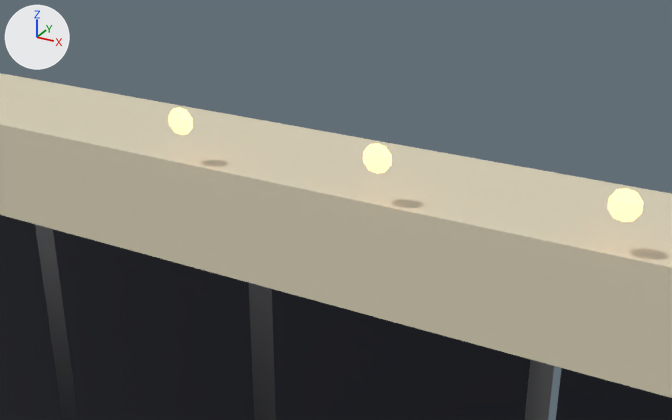
The Blender file assets/maps/aetherion_orrery/blender/09_zodiac_louvre.blend: old version first, new version second.
Before and after are seen from a 50 mm lens placed at (3.47, -7.97, 21.54), pointed at (-0.66, -0.46, 17.79). Lighting does not change. The marker at upper left points along +X, +Y and +Z. The first picture is the older version. Both versions are drawn at frame 361 of the action 'zodiac_countdown_0_nocolAction'; the numbers are the values there.

The first picture shows 'zodiac_countdown_0_nocol', 'zodiac_countdown_1_nocol', 'zodiac_countdown_2_nocol', 'zodiac_louvre_frame_top_nocol', 'zodiac_slat_0', 'zodiac_slat_1', 'zodiac_slat_2', 'zodiac_slat_3'.
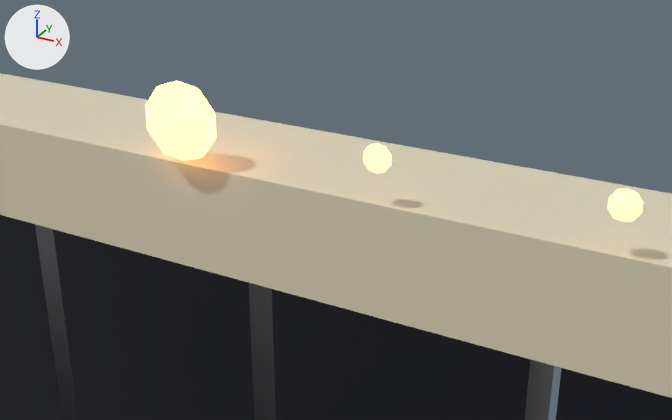
Location of each change, [x1, y1, x2, y2] in pixels of the pictures (672 x 420 px):
```json
{"object": "zodiac_countdown_0_nocol", "change": "rescaled", "before": [169, 108, 193, 135], "after": [145, 81, 216, 161], "on screen": "188% wider, 189% taller"}
```

Scene script edits in JSON lines:
```json
{"op": "set", "path": "ob_zodiac_countdown_0_nocol.scale", "old": "(0.34, 0.34, 0.34)", "new": "(1.0, 1.0, 1.0)"}
```
